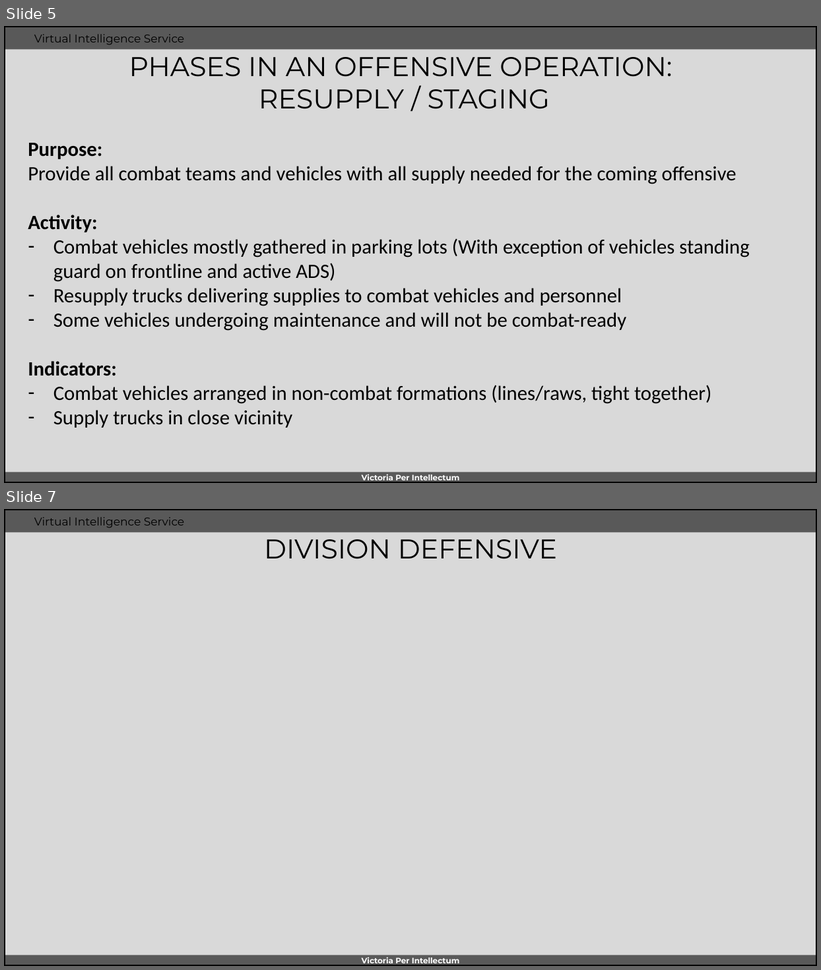
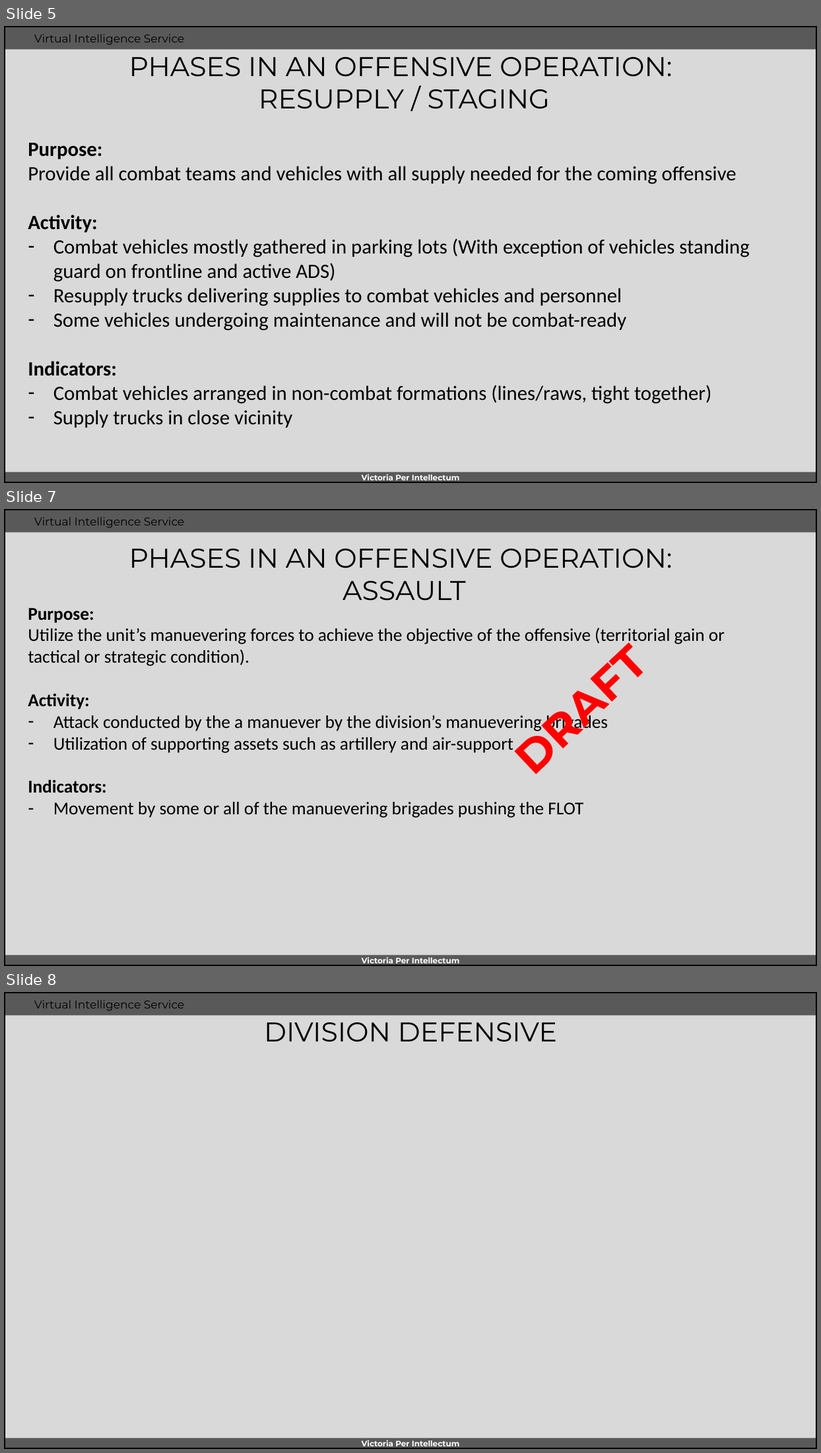
Before and after one commit to 132nd-vWing/VIS, a slide deck: OPAR/INTREP VIS OPAR-001 - Syrian ground combat tactics.pptx. Shown one above the other, each under a label of ours: slides 5 and 7 before the commit, slides 5, 7 and 8 after it; the slides between them are not shown. The pictures are 821x970 and 821x1453 pixels, drawn with LibreOffice and Linux fonts; fonts in the diff are those of the drawing; background and template pictures are left out. Boxes give left, top, right and bottom in pixels: in the first picture for what was removed or moved away, otherwise in the second. Text is boxed around its words. In the diff, an @@ line names an element or a change of style, - is before the commit and + after.

Commit message:
Added details of offensive stages (still WIP)

```diff
--- a/OPAR/INTREP VIS OPAR-001 - Syrian ground combat tactics.pptx
+++ b/OPAR/INTREP VIS OPAR-001 - Syrian ground combat tactics.pptx
@@ slide 7 added at (x1=4, y1=509, x2=817, y2=966), background #D9D9D9; not listed: 5 template elements that a slide beside it also shows @@
@@ title added at (x1=129, y1=549, x2=672, y2=601), 24 pt, text #000000 @@
+PHASES IN AN OFFENSIVE OPERATION:
+ASSAULT
@@ text added at (x1=494, y1=599, x2=694, y2=792), 40 pt, text #FF0000, bold @@
+DRAFT
@@ text added at (x1=28, y1=608, x2=725, y2=818), 16 pt, text #000000 @@
+Purpose:
+Utilize the unit’s manuevering forces to achieve the objective of the offensive (territorial gain or tactical or strategic condition).
+Activity:
+– Attack conducted by the a manuever by the division’s manuevering brigades
+– Utilization of supporting assets such as artillery and air-support
+Indicators:
+– Movement by some or all of the manuevering brigades pushing the FLOT
@@ what was slide 7 is now slide 8 @@
```
Also in this commit, not shown: 1 slide changed.
